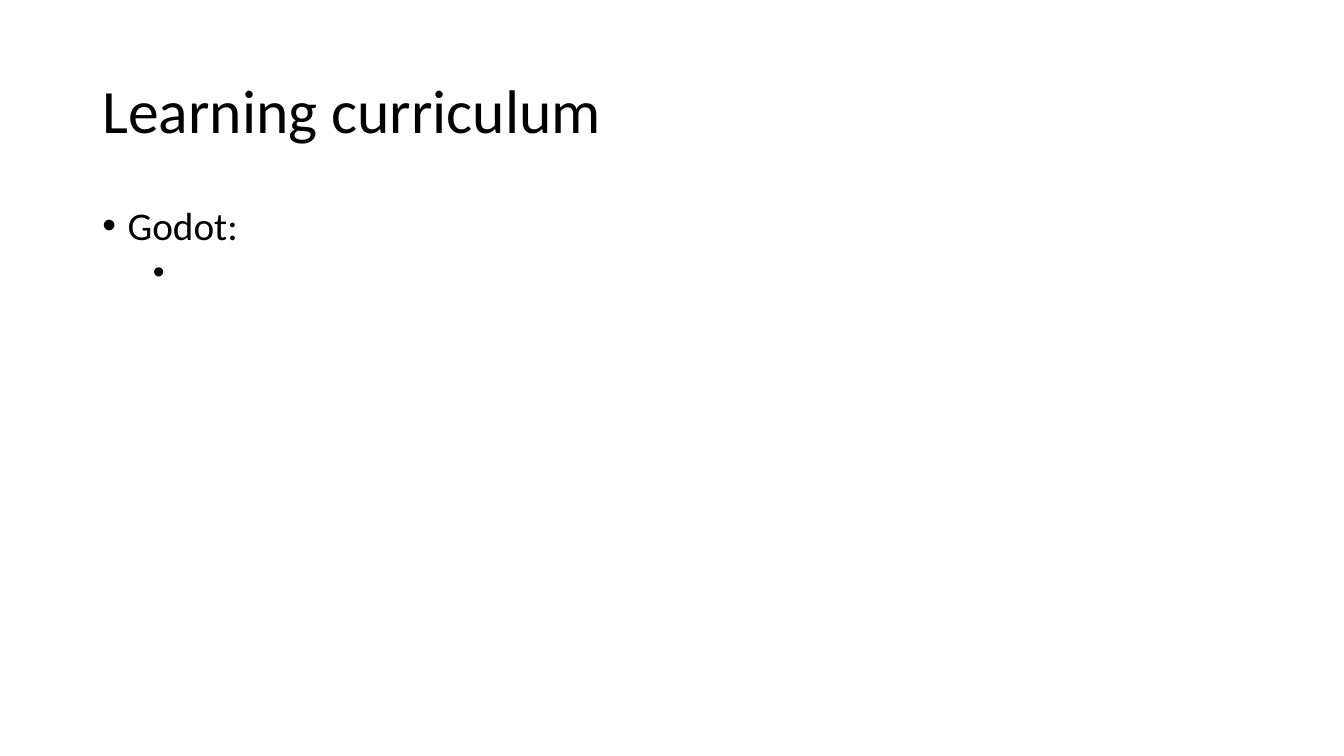
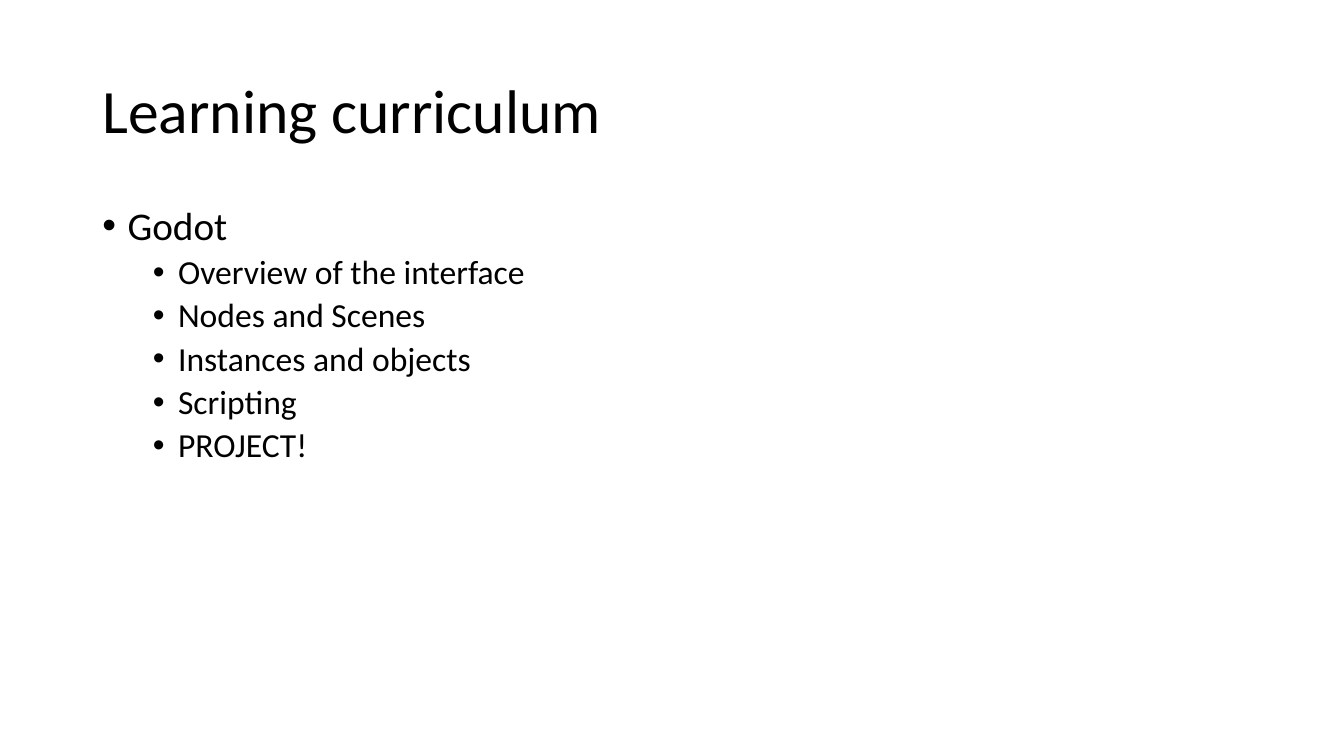
Before and after one commit to Huron-Computer-Science-Club/General_Information, a slide deck: slide 5 of Kick_off_slides.pptx (slide 3 before the commit). Drawn at 1344x756 pixels with LibreOffice and Linux fonts; fonts in the diff are those of the drawing. Boxes give left, top, right and bottom in pixels: in the first picture for what was removed or moved away, otherwise in the second. Text is boxed around its words. In the diff, an @@ line names an element or a change of style, - is before the commit and + after.

```diff
--- a/Kick_off_slides.pptx
+++ b/Kick_off_slides.pptx
@@ text at box(128, 212, 525, 458): text changed; size 28 to 24 pt @@
-• Godot:
+• Godot
+  • Overview of the interface
+  • Nodes and Scenes
+  • Instances and objects
+  • Scripting
+  • PROJECT!
```
Also in this commit, not shown: 2 other slides changed, 4 slides added, 7 other files.
